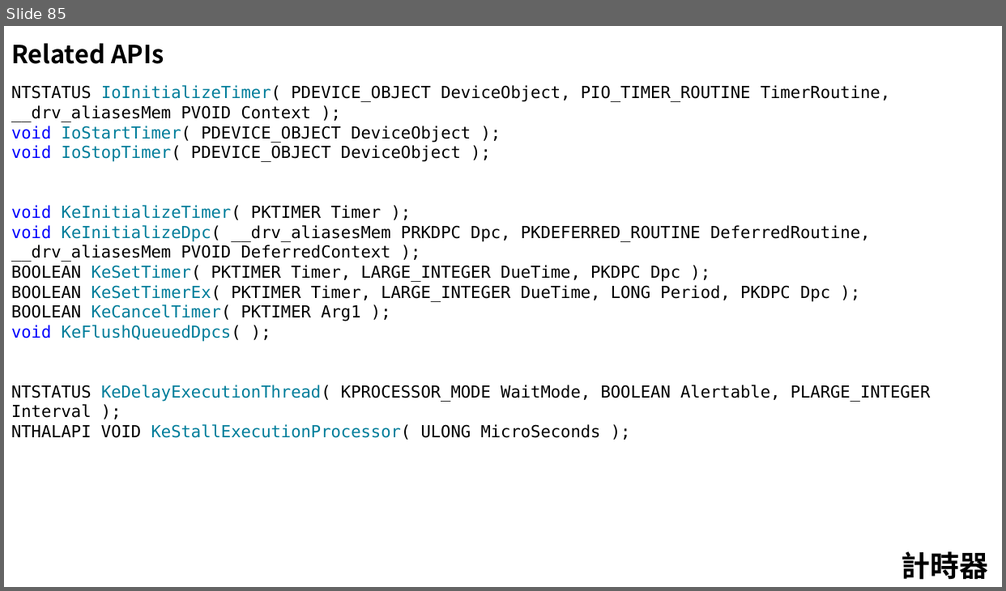
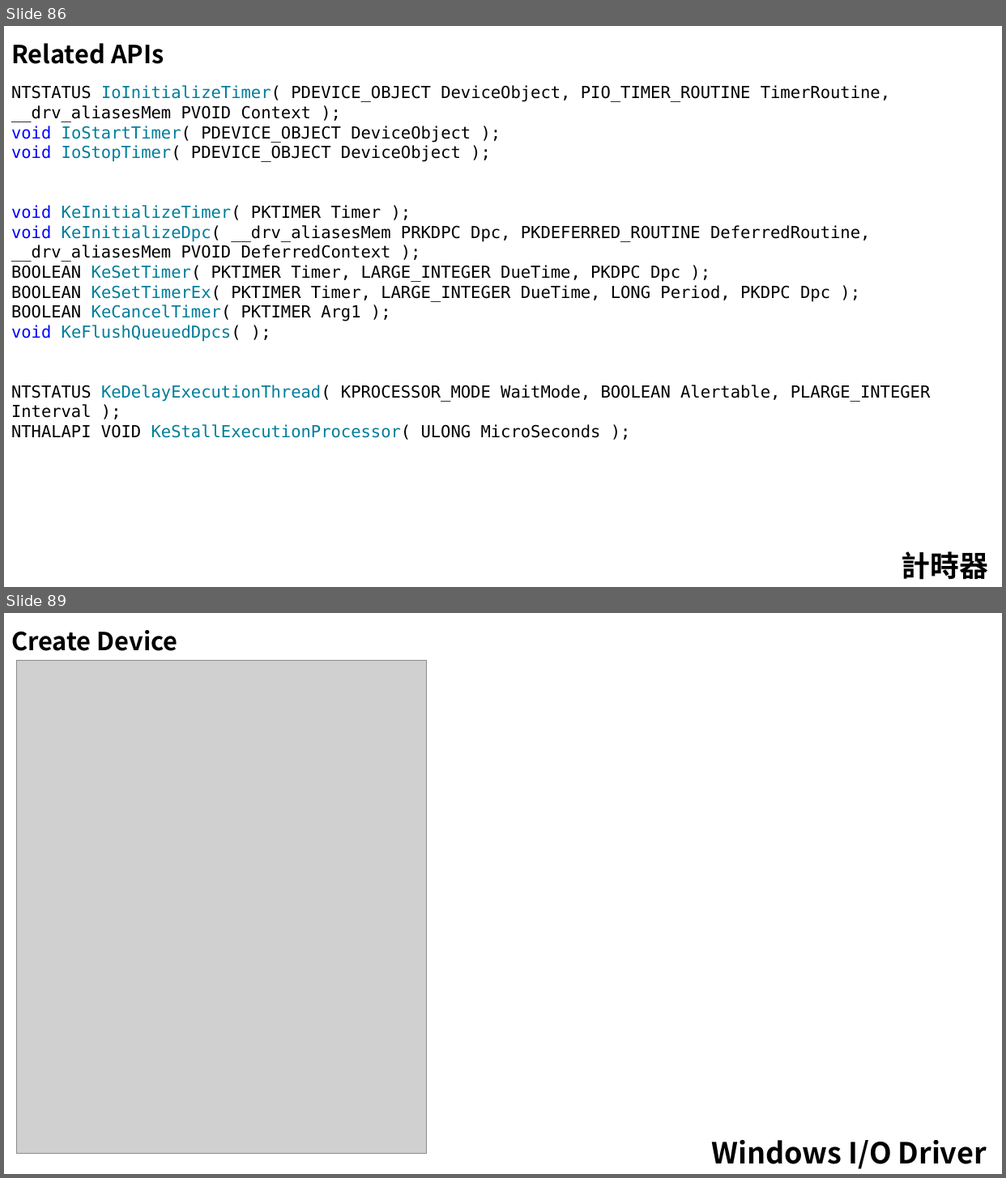
Before and after one commit to 1anhuang/Tutorial, a slide deck: WindowsDriver/Driver(Windows).pptx. Shown one above the other, each under a label of ours: slide 85 before the commit, slides 86 and 89 after it; the slides between them are not shown. The pictures are 1006x591 and 1006x1178 pixels, drawn with LibreOffice and Linux fonts; fonts in the diff are those of the drawing; grey boxes stand for pictures. Boxes give left, top, right and bottom in pixels: in the first picture for what was removed or moved away, otherwise in the second. Text is boxed around its words. In the diff, an @@ line names an element or a change of style, - is before the commit and + after.

Commit message:
20190307 Add I/O driver section in .pttx

```diff
--- a/WindowsDriver/Driver(Windows).pptx
+++ b/WindowsDriver/Driver(Windows).pptx
@@ slide 89 added at (4,613,1002,1174), background #FFFFFF @@
@@ text added at (11,630,178,651), 24 pt, text #000000, bold @@
+Create Device
@@ picture added at (17,660,426,1153) @@
@@ text added at (712,1140,987,1169), 28 pt, text #000000, bold @@
+Windows I/O Driver
@@ what was slide 85 is now slide 86 @@
```
Also in this commit, not shown: 1 slide changed, 21 other slides added.
